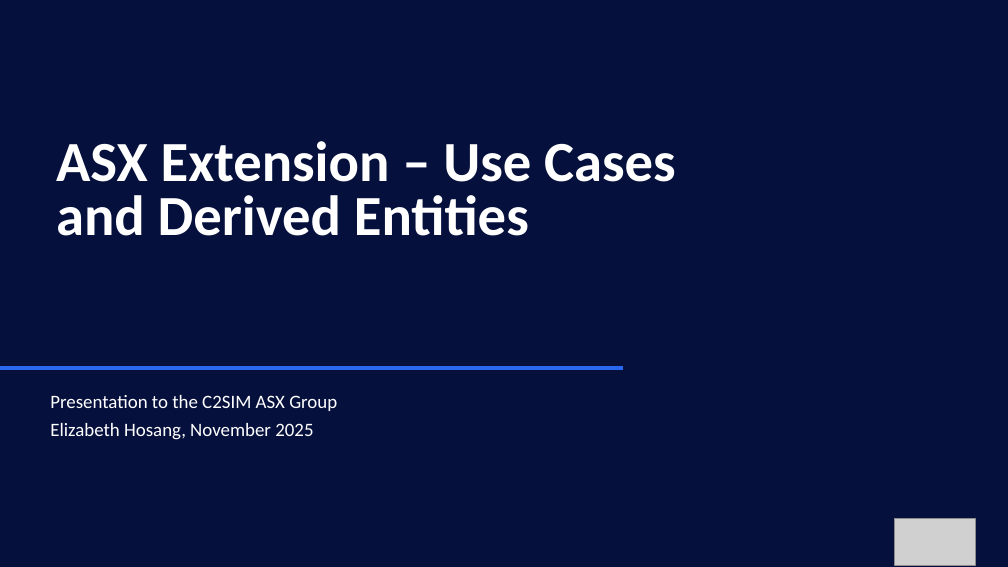
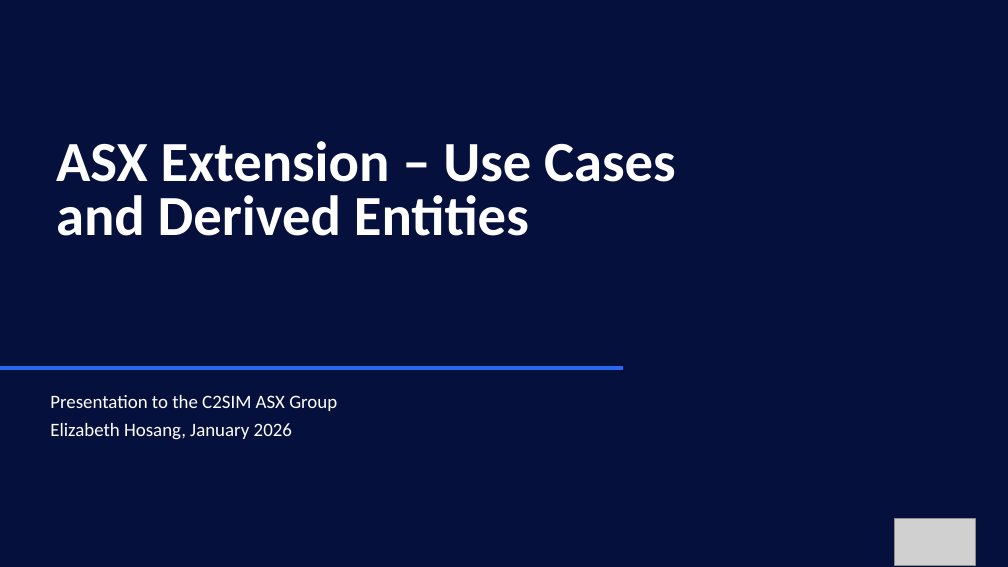
Before and after one commit to hyssostech/C2SIMArtifacts, a slide deck: slide 1 of Subgroups/ASX/Extension Definition Exercises/2025-11 ASX Entity Proposal v1.pptx. Drawn at 1008x567 pixels with LibreOffice and Linux fonts; fonts in the diff are those of the drawing; grey boxes stand for pictures; background and template pictures are left out. Boxes give left, top, right and bottom in pixels: in the first picture for what was removed or moved away, otherwise in the second. Text is boxed around its words. In the diff, an @@ line names an element or a change of style, - is before the commit and + after.

Commit message:
Updated document

```diff
--- a/Subgroups/ASX/Extension Definition Exercises/2025-11 ASX Entity Proposal v1.pptx
+++ b/Subgroups/ASX/Extension Definition Exercises/2025-11 ASX Entity Proposal v1.pptx
@@ text at (x1=50, y1=423, x2=292, y2=440): text changed @@
-Elizabeth Hosang, November 2025
+Elizabeth Hosang, January 2026
```
